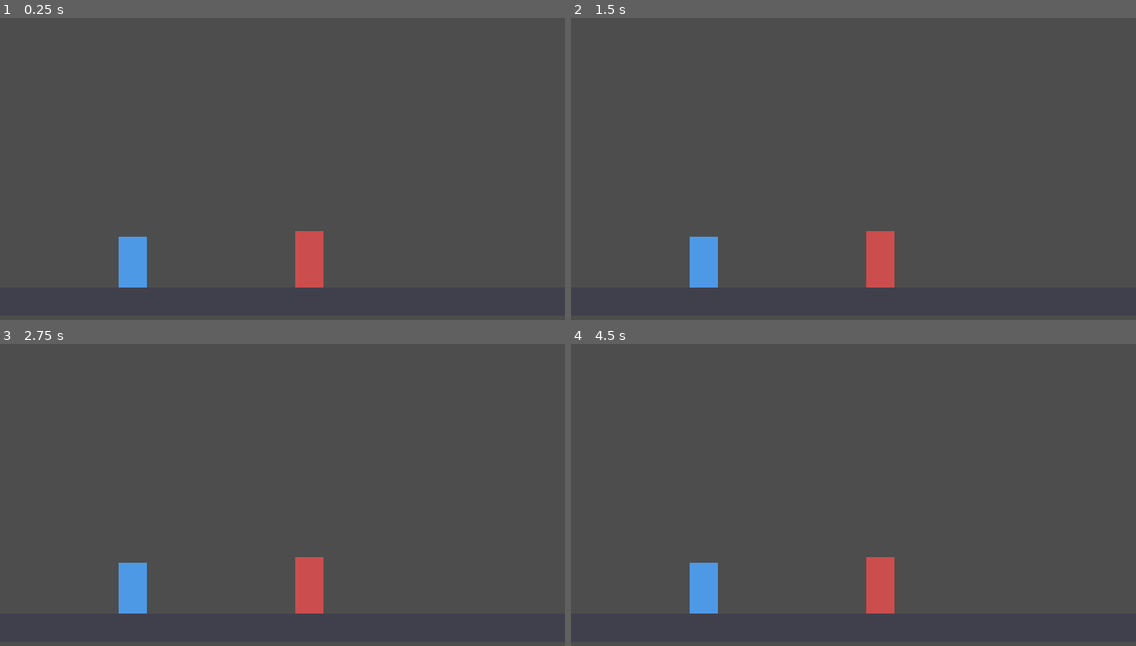
Above: before the commit, frames 1-4 (two rows, left to right).
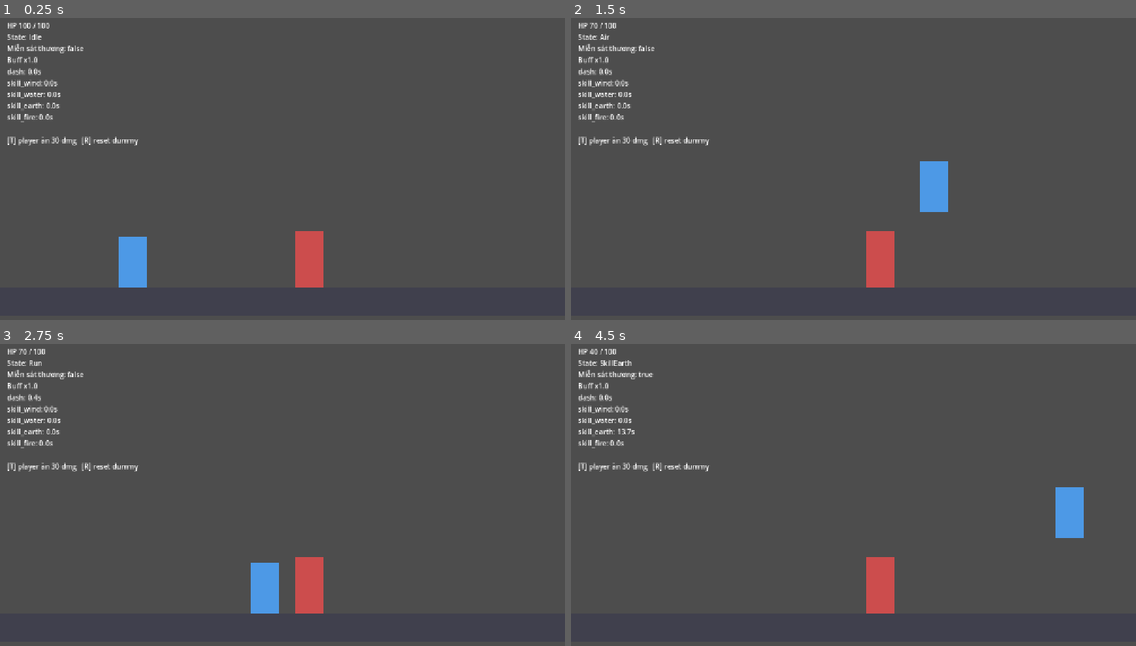
Above: after the commit, the same moments.

Repository: tranminhtuan639/Salvation
Game: Godot game, scene res://scenes/boot.tscn
Same seed, same stepped clock (60 frames per second), same inputs: the game is played once before the commit and once after it.
Inputs:
- Up to frame 1 (0.25 s): no input
- Up to frame 2 (1.5 s): tap Enter at 0.5 s; hold D (move_right) from 0.53 s (still down); tap K (dash) at 0.6 s; tap Space (jump) at 0.77 s; tap T at 0.8, 1.35 s
- Up to frame 3 (2.75 s): tap Space (jump) at 1.52 s; tap R at 1.55, 2.1 s; release D (move_right) at 2.03 s; hold A (move_left) from 2.03 s (still down); tap K (dash) at 2.3 s
- Up to frame 4 (4.5 s): release A (move_left) at 2.78 s; hold D (move_right) 2.78-4.28 s; tap J (attack) at 2.85 s; tap Space (jump) at 3.02, 3.77 s; tap T at 3.05, 4.35 s; tap K (dash) at 3.6 s; tap R at 3.8 s; tap O (skill_earth) at 4.15 s; hold A (move_left) from 4.28 s (still down)

The runs differ from the first frame. In frame 1, 1.1% of the frame differs, in the area x 1-25%, y 1-43%; in frame 2, 2.8%; in frame 3, 2.8%; in frame 4, 2.9%, in the area x 1-91%, y 1-90%.
Error before the commit: Assertion failed: StateMachine thiếu initial_state (res://scripts/core/state_machine.gd:18)

Commit message:
optimal combat system

Diff:
--- a/data/default_balance.json
+++ b/data/default_balance.json
@@ -11,7 +11,9 @@
   "player.attack1.damage": 8,
   "player.attack2.damage": 8,
   "player.attack3.damage": 12,
-
+  "player.hurt.stun": 0.25,
+  "player.hurt.iframes": 0.8,
+  "player.hurt.knockback": 4,
   "skill.wind.damage": 25,
   "skill.wind.cooldown": 5,
   "skill.water.damage": 18,
--- a/entities/player/player.tscn
+++ b/entities/player/player.tscn
@@ -195,7 +195,7 @@
 [node name="InputBuffer" type="Node" parent="."]
 script = ExtResource("ib")
 
-[node name="StateMachine" type="Node" parent="."]
+[node name="StateMachine" type="Node" parent="." node_paths=PackedStringArray("initial_state")]
 script = ExtResource("sm")
 initial_state = NodePath("Idle")
 
--- a/project.godot
+++ b/project.godot
@@ -1,11 +1,22 @@
 ; Engine configuration file.
+; It's best edited using the editor UI and not directly,
+; since the parameters that go here are not all obvious.
+;
+; Format:
+;   [section] ; section goes between []
+;   param=value ; assign values to parameters
+
 config_version=5
+
+[animation]
+
+compatibility/default_parent_skeleton_in_mesh_instance_3d=true
 
 [application]
 
 config/name="Salvation"
 run/main_scene="res://scenes/boot.tscn"
-config/features=PackedStringArray("4.3", "GL Compatibility")
+config/features=PackedStringArray("4.7", "GL Compatibility")
 config/icon="res://icon.svg"
 
 [autoload]
@@ -24,39 +35,48 @@
 
 move_left={
 "deadzone": 0.5,
-"events": [Object(InputEventKey,"resource_local_to_scene":fa …(210 unchanged characters)… "location":0,"echo":false,"script":null)]
+"events": [Object(InputEventKey,"resource_local_to_scene":fa …(210 unchanged characters)… "location":0,"echo":false,"script":null)
+]
 }
 move_right={
 "deadzone": 0.5,
-"events": [Object(InputEventKey,"resource_local_to_scene":fa …(211 unchanged characters)… "location":0,"echo":false,"script":null)]
+"events": [Object(InputEventKey,"resource_local_to_scene":fa …(211 unchanged characters)… "location":0,"echo":false,"script":null)
+]
 }
 jump={
 "deadzone": 0.5,
-"events": [Object(InputEventKey,"resource_local_to_scene":fa …(210 unchanged characters)… "location":0,"echo":false,"script":null)]
+"events": [Object(InputEventKey,"resource_local_to_scene":fa …(210 unchanged characters)… "location":0,"echo":false,"script":null)
+]
 }
 dash={
 "deadzone": 0.5,
-"events": [Object(InputEventKey,"resource_local_to_scene":fa …(211 unchanged characters)… "location":0,"echo":false,"script":null)]
+"events": [Object(InputEventKey,"resource_local_to_scene":fa …(211 unchanged characters)… "location":0,"echo":false,"script":null)
+]
 }
 attack={
 "deadzone": 0.5,
-"events": [Object(InputEventKey,"resource_local_to_scene":fa …(211 unchanged characters)… "location":0,"echo":false,"script":null)]
+"events": [Object(InputEventKey,"resource_local_to_scene":fa …(211 unchanged characters)… "location":0,"echo":false,"script":null)
+]
 }
 skill_wind={
 "deadzone": 0.5,
-"events": [Object(InputEventKey,"resource_local_to_scene":fa …(211 unchanged characters)… "location":0,"echo":false,"script":null)]
+"events": [Object(InputEventKey,"resource_local_to_scene":fa …(211 unchanged characters)… "location":0,"echo":false,"script":null)
+]
 }
 skill_water={
 "deadzone": 0.5,
-"events": [Object(InputEventKey,"resource_local_to_scene":fa …(211 unchanged characters)… "location":0,"echo":false,"script":null)]
+"events": [Object(InputEventKey,"resource_local_to_scene":fa …(211 unchanged characters)… "location":0,"echo":false,"script":null)
+]
 }
 skill_earth={
 "deadzone": 0.5,
-"events": [Object(InputEventKey,"resource_local_to_scene":fa …(211 unchanged characters)… "location":0,"echo":false,"script":null)]
+"events": [Object(InputEventKey,"resource_local_to_scene":fa …(211 unchanged characters)… "location":0,"echo":false,"script":null)
+]
 }
 skill_fire={
 "deadzone": 0.5,
-"events": [Object(InputEventKey,"resource_local_to_scene":fa …(211 unchanged characters)… "location":0,"echo":false,"script":null)]
+"events": [Object(InputEventKey,"resource_local_to_scene":fa …(211 unchanged characters)… "location":0,"echo":false,"script":null)
+]
 }
 
 [layer_names]
--- a/scenes/levels/test_arena.tscn
+++ b/scenes/levels/test_arena.tscn
@@ -1,33 +1,34 @@
-[gd_scene load_steps=5 format=3]
+[gd_scene format=3 uid="uid://ckeiow78m3mbq"]
 
+[ext_resource type="Script" uid="uid://bex6cuici362i" path="res://scripts/debug/arena_debug.gd" id="1_3wevi"]
 [ext_resource type="PackedScene" path="res://entities/player/player.tscn" id="1_player"]
 [ext_resource type="PackedScene" path="res://entities/enemies/dummy/dummy.tscn" id="2_dummy"]
 
 [sub_resource type="RectangleShape2D" id="RectangleShape2D_floor"]
 size = Vector2(3000, 64)
 
-[node name="TestArena" type="Node2D"]
+[node name="TestArena" type="Node2D" unique_id=1625147758]
+script = ExtResource("1_3wevi")
 
-[node name="Floor" type="StaticBody2D" parent="."]
+[node name="Floor" type="StaticBody2D" parent="." unique_id=735306293]
 position = Vector2(640, 650)
-collision_layer = 1
 collision_mask = 0
 
-[node name="CollisionShape2D" type="CollisionShape2D" parent="Floor"]
+[node name="CollisionShape2D" type="CollisionShape2D" parent="Floor" unique_id=1924635694]
 shape = SubResource("RectangleShape2D_floor")
 
-[node name="Visual" type="ColorRect" parent="Floor"]
+[node name="Visual" type="ColorRect" parent="Floor" unique_id=467304091]
 offset_left = -1500.0
 offset_top = -32.0
 offset_right = 1500.0
 offset_bottom = 32.0
 color = Color(0.25, 0.25, 0.3, 1)
 
-[node name="Player" parent="." instance=ExtResource("1_player")]
+[node name="Player" parent="." unique_id=711984519 instance=ExtResource("1_player")]
 position = Vector2(300, 618)
 
-[node name="Dummy" parent="." instance=ExtResource("2_dummy")]
+[node name="Dummy" parent="." unique_id=1715600991 instance=ExtResource("2_dummy")]
 position = Vector2(700, 618)
 
-[node name="Camera2D" type="Camera2D" parent="."]
+[node name="Camera2D" type="Camera2D" parent="." unique_id=27633641]
 position = Vector2(640, 360)
--- a/scripts/autoload/config.gd
+++ b/scripts/autoload/config.gd
@@ -1,30 +1,22 @@
 extends Node
 ## Chỉ số cân bằng. Key dạng "skill.fire.cooldown" khớp bảng balance_config.
-
 signal loaded(from_remote: bool)
-
 const PX_PER_UNIT := 64.0
 const DEFAULTS_PATH := "res://data/default_balance.json"
 const CACHE_PATH := "user://balance_cache.json"
-
 var _values: Dictionary = {}
 var _warned: Dictionary = {}
-
-
 func _ready() -> void:
 	_values.merge(_read_json(DEFAULTS_PATH), true)
 	_values.merge(_read_json(CACHE_PATH), true)
-
-
 ## Gọi ở boot. Trả true nếu lấy được từ server.
 func fetch_remote() -> bool:
 	var r: Dictionary = await Supa.request(HTTPClient.METHOD_GET,
 			"/rest/v1/balance_config?select=key,value", null, false)
 	if not r.ok or not (r.data is Array):
-		push_warning("Config: dùng cache/default (status %d)" % r.status)
+		push_warning("Config: dùng cache/default (status %d) %s" % [r.status, str(r.data)])
 		loaded.emit(false)
 		return false
-
 	var fresh := {}
 	for row in r.data:
 		fresh[row["key"]] = float(row["value"])
@@ -32,8 +24,6 @@
 	_write_json(CACHE_PATH, fresh)
 	loaded.emit(true)
 	return true
-
-
 func get_value(key: String, fallback := 0.0) -> float:
 	if _values.has(key):
 		return float(_values[key])
@@ -41,15 +31,11 @@
 		_warned[key] = true
 		push_warning("Config thiếu key '%s', dùng %s" % [key, fallback])
 	return fallback
-
-
 func _read_json(path: String) -> Dictionary:
 	if not FileAccess.file_exists(path):
 		return {}
 	var parsed: Variant = JSON.parse_string(FileAccess.get_file_as_string(path))
 	return parsed if parsed is Dictionary else {}
-
-
 func _write_json(path: String, data: Dictionary) -> void:
 	var f := FileAccess.open(path, FileAccess.WRITE)
 	if f:
--- a/scripts/autoload/supa.gd
+++ b/scripts/autoload/supa.gd
@@ -1,8 +1,8 @@
 extends Node
 ## Gọi REST của Supabase: Auth, PostgREST, Edge Functions.
 
-const SUPABASE_URL := "https://YOUR-PROJECT-ID.supabase.co"
-const API_KEY := "YOUR-ANON-OR-PUBLISHABLE-KEY"  # key CÔNG KHAI. KHÔNG BAO GIỜ đặt service_role ở đây.
+const SUPABASE_URL := "https://ibiblfxzbcrojziquqhn.supabase.co"
+const API_KEY := "sb_publishable_VnAlkosk0jUjnIry2PtOsQ_EfPmd2h8"
 const SESSION_PATH := "user://session.cfg"
 
 signal signed_in
--- /dev/null
+++ b/scripts/debug/arena_debug.gd
@@ -0,0 +1,34 @@
+extends Node2D
+## DEBUG TẠM cho test_arena. Xóa khi làm HUD thật.
+
+@onready var player: Player = $Player
+@onready var dummy = $Dummy
+var _label: Label
+
+func _ready() -> void:
+	var layer := CanvasLayer.new()
+	add_child(layer)
+	_label = Label.new()
+	_label.position = Vector2(16, 12)
+	layer.add_child(_label)
+
+func _process(_delta: float) -> void:
+	var p := player
+	var s := "HP %d / %d\nState: %s\nMiễn sát thương: %s\nBuff x%.1f\n" % [
+		p.health.current, p.health.max_hp, p.machine.current.name,
+		p.hurtbox.is_invulnerable(), p.damage_mult]
+	for id in [&"dash", &"skill_wind", &"skill_water", &"skill_earth", &"skill_fire"]:
+		s += "%s: %.1fs\n" % [id, p.cooldowns.remaining(id)]
+	s += "\n[T] player ăn 30 dmg   [R] reset dummy"
+	_label.text = s
+
+func _unhandled_input(event: InputEvent) -> void:
+	if event is InputEventKey and event.pressed and not event.echo:
+		match event.physical_keycode:
+			KEY_T:
+				if player.hurtbox.is_invulnerable():
+					print("Player đang miễn sát thương -> không mất máu")
+				else:
+					player.health.take_damage(30.0)
+			KEY_R:
+				dummy.health.setup(200.0)
Not shown, added: entities/enemies/dummy/dummy.gd.uid
Not shown, added: entities/enemies/enemy_state.gd.uid
Not shown, added: entities/player/player.gd.uid
Not shown, added: entities/player/states/air.gd.uid
Not shown, added: entities/player/states/attack_state.gd.uid
Not shown, added: entities/player/states/dash.gd.uid
Not shown, added: entities/player/states/dead.gd.uid
Not shown, added: entities/player/states/hurt.gd.uid
Not shown, added: entities/player/states/idle.gd.uid
Not shown, added: entities/player/states/player_state.gd.uid
Not shown, added: entities/player/states/run.gd.uid
Not shown, added: entities/player/states/skill_earth.gd.uid
(and 14 more such lines)
